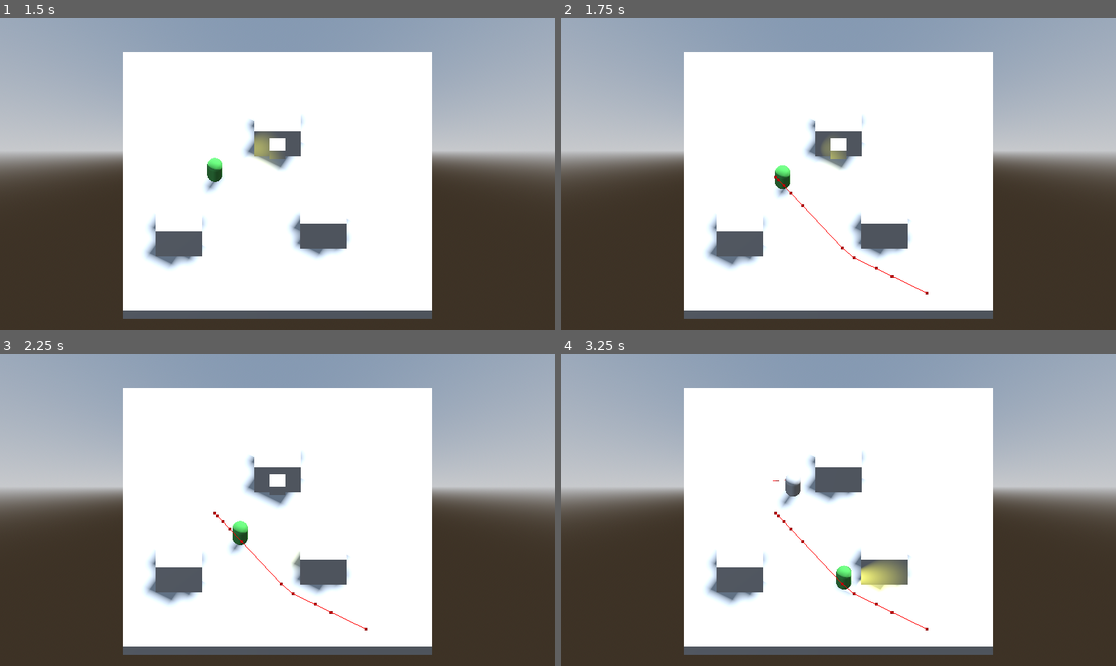
Above: before the commit, frames 1-4 (two rows, left to right).
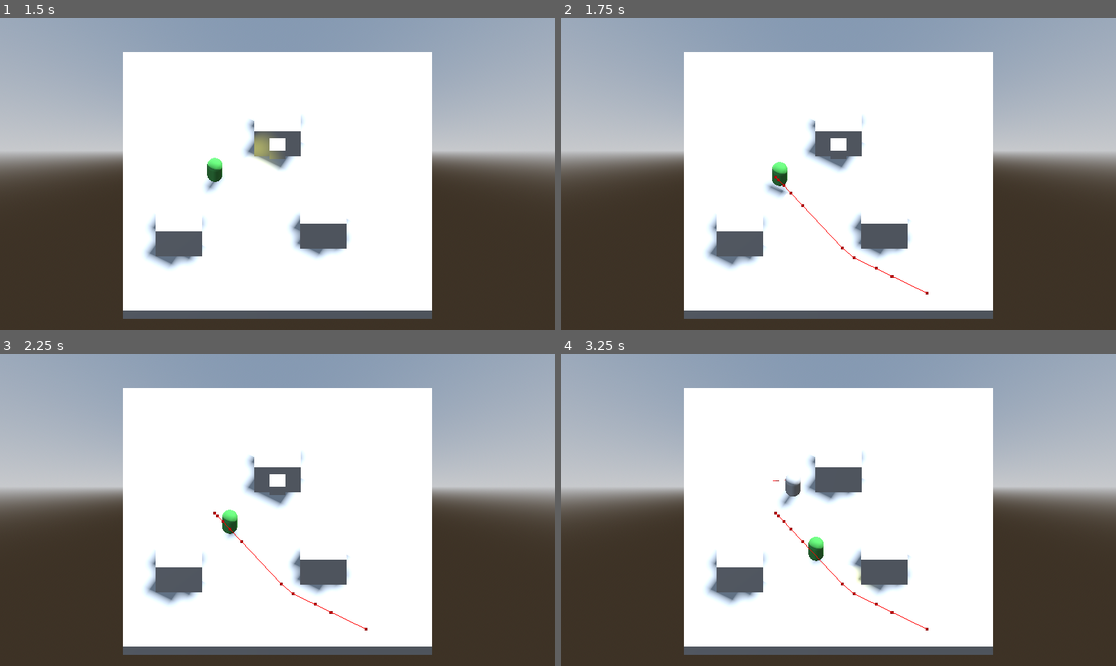
Above: after the commit, the same moments.

Repository: Fredzer0/McGameJam2026
Game: Godot game, scene res://levels/justin.tscn
The game is run twice, just before and just after one commit, with the same random seed, the same clock (stepped at 60 frames per second) and the same inputs. This scene is started directly instead of the project's main scene.
Inputs (mouse positions are in pixels of both pictures, inside the frame that each line leads up to):
- Up to frame 1 (1.5 s): tap Enter (ui_accept) at 0.5, 0.77, 1.25 s; move the mouse to (249, 236) at 0.52 s; hold W (move_up) from 0.53 s (still down); tap Shift (dash) at 0.6 s; move the mouse to (444, 220) at 1.27 s; tap Space (hide) at 1.35 s
- Up to frame 2 (1.75 s): keep holding W (move_up); tap Enter (ui_accept) at 1.52 s
- Up to frame 3 (2.25 s): move the mouse to (111, 463) at 2.02 s; release W (move_up) at 2.03 s; hold A (move_left) from 2.03 s (still down); tap Shift (dash) at 2.1 s
- Up to frame 4 (3.25 s): keep holding A (move_left); move the mouse to (866, 510) at 2.77 s; tap Space (hide) at 2.85 s; tap Enter (ui_accept) at 3.02 s

Frame 1 is identical in both runs. In frame 2, 0.4% of the frame differs, in the area x 36-52%, y 38-58%; in frame 3, 0.5%; in frame 4, 1.1%, in the area x 44-63%, y 58-78%.

Commit message:
feat: add mesh rotation to the npc

Diff:
--- a/entities/enemies/npc.gd
+++ b/entities/enemies/npc.gd
@@ -5,7 +5,8 @@
 
 var director: Node;
 
-const SPEED = 5.0
+const SPEED = 3.0
+const ROTATION_SPEED = 14.0
 const MIN_MOVE_RANGE = 6
 const MAX_MOVE_RANGE = 10
 
@@ -46,6 +47,12 @@
 			_on_move()
 
 	move_and_slide()
+
+	var horizontal_velocity = Vector2(velocity.x, velocity.z)
+	if horizontal_velocity.length() > 0.2:
+		var target_angle = atan2(velocity.x, velocity.z) - PI / 2
+		$MeshInstance3D.rotation.y = lerp_angle($MeshInstance3D.rotation.y, target_angle, ROTATION_SPEED * delta)
+		$Area3D.rotation.y = lerp_angle($Area3D.rotation.y, target_angle, ROTATION_SPEED * delta)
 
 
 func _on_idle() -> void:
